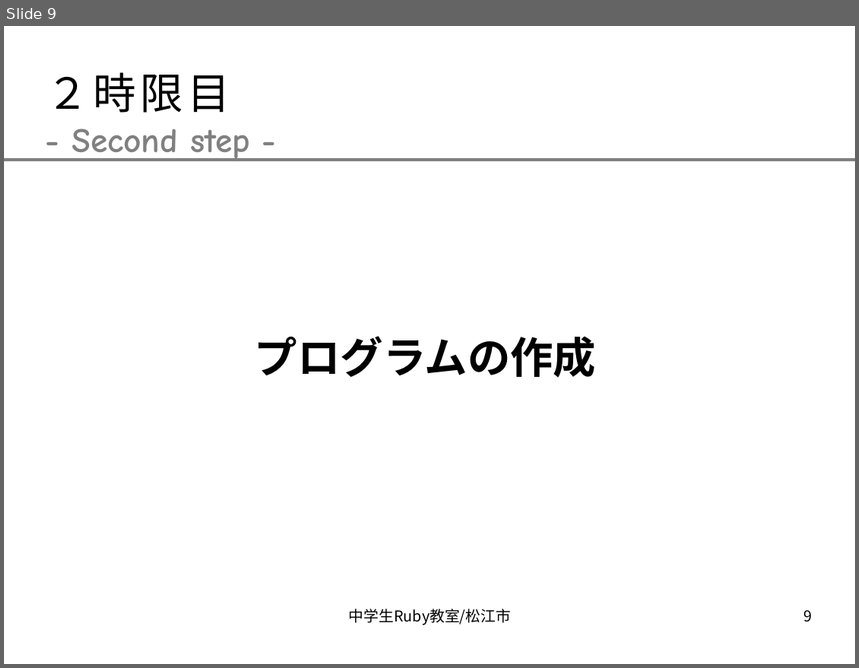
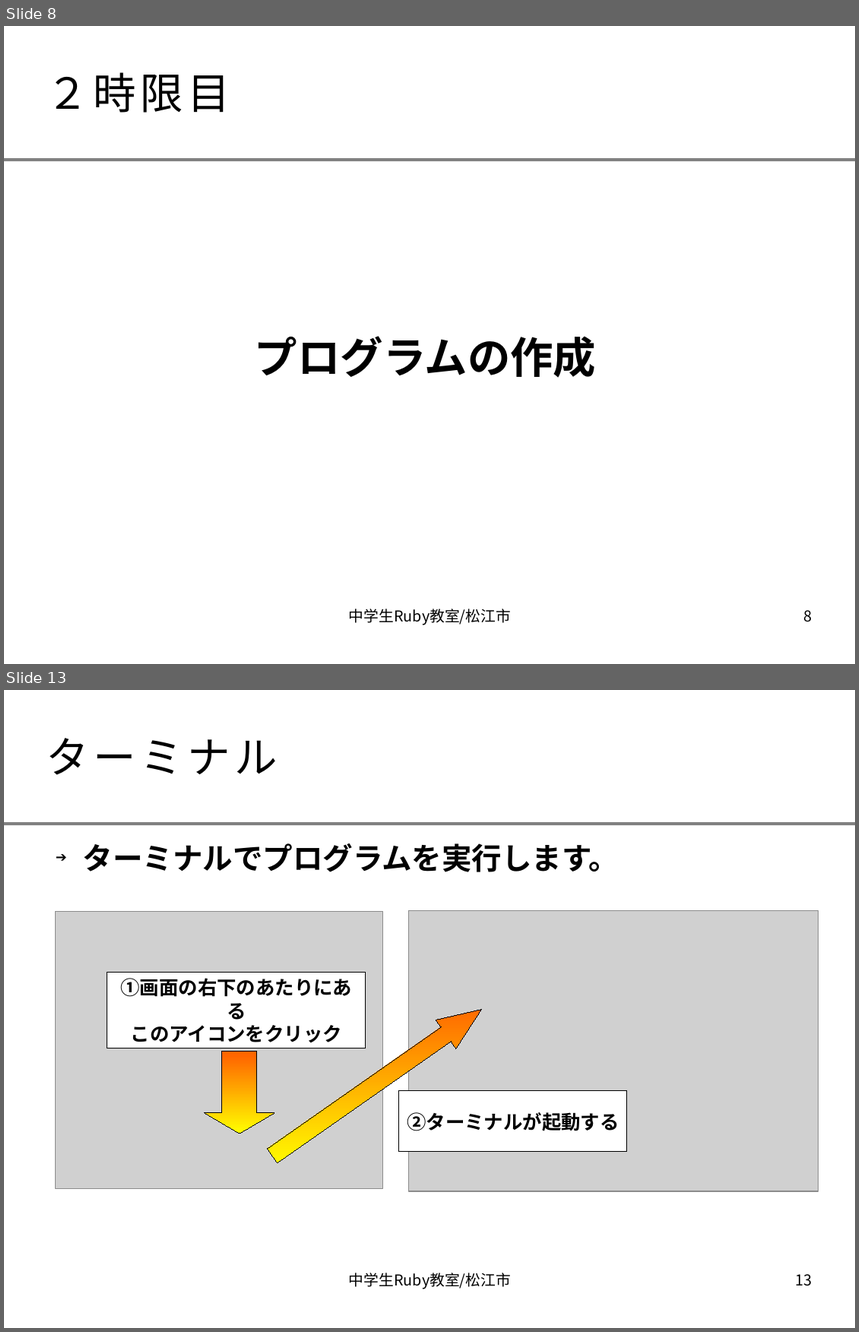
Before and after one commit to smalruby/ruby-school-mjh, a slide deck: mac/doc/text.odp. Shown one above the other, each under a label of ours: slide 9 before the commit, slides 8 and 13 after it; the slides between them are not shown. The pictures are 859x668 and 859x1332 pixels, drawn with LibreOffice and Linux fonts; fonts in the diff are those of the drawing; grey boxes stand for pictures; background and template pictures are left out. Boxes give left, top, right and bottom in pixels: in the first picture for what was removed or moved away, otherwise in the second. Text is boxed around its words. In the diff, an @@ line names an element or a change of style, - is before the commit and + after.

```diff
--- a/mac/doc/text.odp
+++ b/mac/doc/text.odp
@@ slide 13 added at bbox=[4, 690, 855, 1328], background #FFFFFF; not listed: 1 template element that a slide beside it also shows @@
@@ title added at bbox=[47, 738, 278, 775], 40 pt, text #000000 @@
+ターミナル
@@ text added at bbox=[83, 844, 619, 872], 28 pt, text #000000, bold @@
+➔ ターミナルでプログラムを実行します。
@@ picture added at bbox=[56, 912, 383, 1189] @@
@@ picture added at bbox=[409, 911, 819, 1192] @@
@@ rectangle added at bbox=[107, 973, 367, 1049], fill #FFFFFF, outline #000000 0 pt, 18 pt, text #000000, bold @@
+①画面の右下のあたりにある
+このアイコンをクリック
@@ down arrow added at bbox=[262, 996, 491, 1170], fill gradient #FF6600 to #FFFF00, outline #000000 0 pt @@
@@ down arrow added at bbox=[205, 1052, 275, 1133], fill gradient #FF6600 to #FFFF00, outline #000000 0 pt @@
@@ rectangle added at bbox=[399, 1091, 627, 1153], fill #FFFFFF, outline #000000 0 pt, 18 pt, text #000000, bold @@
+②ターミナルが起動する
@@ text added at bbox=[349, 1273, 511, 1290], 14 pt, text #000000 @@
+中学生Ruby教室/松江市
@@ page number added at bbox=[796, 1274, 813, 1287], 14 pt, text #000000 @@
+13
@@ what was slide 9 is now slide 8 @@
@@ slide 8 changed as well @@
@@ text removed at bbox=[72, 129, 250, 161] @@
-- Second step -
@@ page number at bbox=[804, 610, 813, 623]: text changed @@
-9
+8
```
Also in this commit, not shown: 9 other slides changed, 8 other slides added, 4 slides removed.
